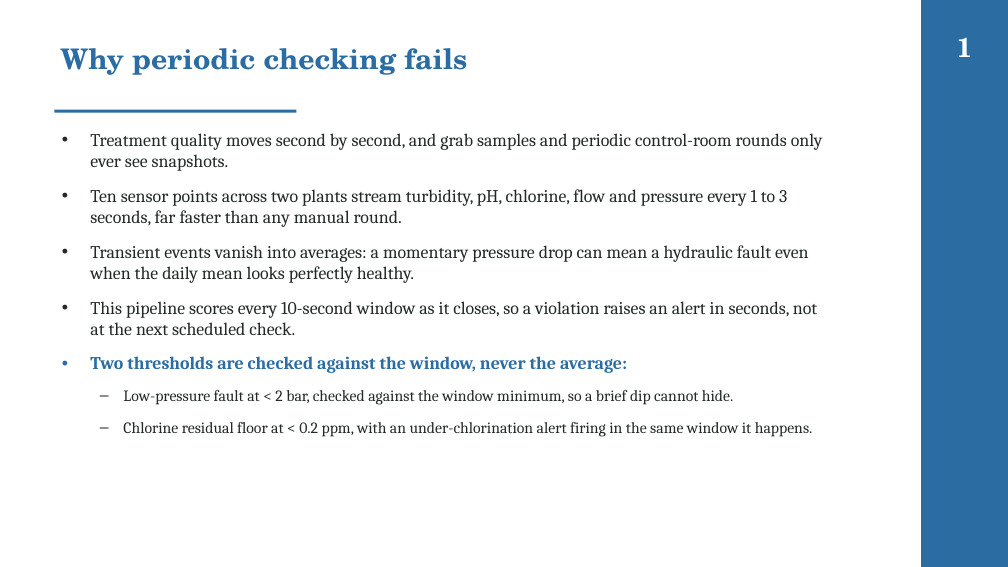
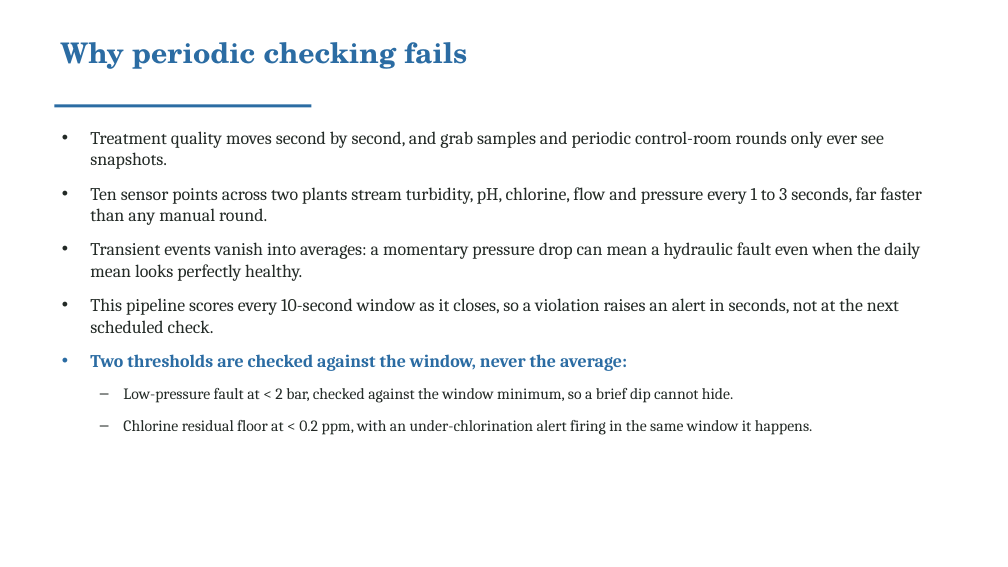
Before and after one commit to valletivarish/FEC_version_2, a slide deck: slide 2 of ppt/water-treatment-utility.pptx. Drawn at 1008x567 pixels with LibreOffice and Linux fonts; fonts in the diff are those of the drawing. Boxes give left, top, right and bottom in pixels: in the first picture for what was removed or moved away, otherwise in the second. Text is boxed around its words. In the diff, an @@ line names an element or a change of style, - is before the commit and + after.

Commit message:
Ensure no two decks share a theme: ΔE colour audit across all archetype+cover groups; move bridge->underline, retail/water->plain, industrial->diagonal (dark now marine-only); recolour smart-city/smart-building/parking/transit/elevator/cold-chain/aquaculture to spread the palette. 0 collisions at ΔE<20

```diff
--- a/ppt/water-treatment-utility.pptx
+++ b/ppt/water-treatment-utility.pptx
@@ rectangle removed at box(921, 0, 1008, 567) @@
@@ title "Why periodic checking fails": place and size @@
-title "Why periodic checking fails" at box(60, 48, 467, 75)
+title "Why periodic checking fails" at box(60, 42, 467, 69)
@@ text removed at box(957, 38, 973, 57) @@
-1
@@ rectangle: place and size @@
-rectangle at box(54, 110, 296, 113)
+rectangle at box(54, 104, 312, 107)
@@ text "Treatment quality moves second by ..." rewrapped from box(90, 133, 823, 437) to box(90, 131, 921, 435) @@
```
Also in this commit, not shown: 4 other slides changed, 24 other files.
